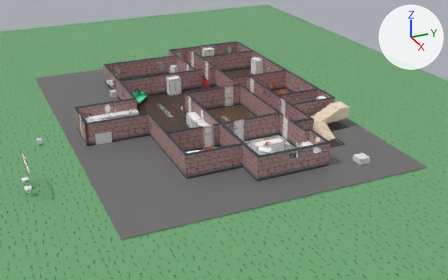
The Blender file blender/roomMVP.blend, before and after one commit.
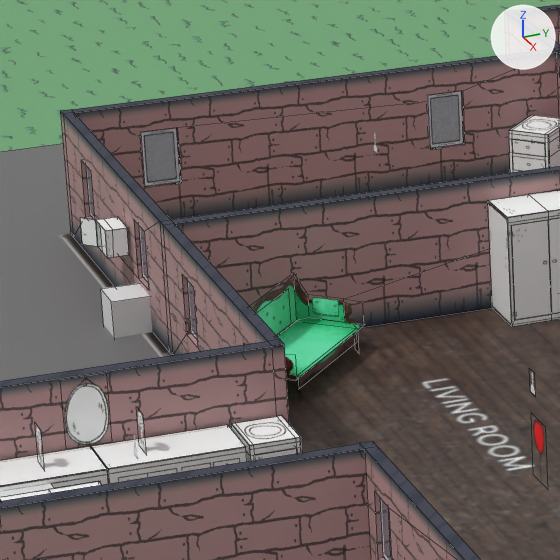
Old and new are each drawn whole from a 50 mm camera at (49.1, -19.5, 21.6) aimed at (2.9, 1.3, -1.6) and again close up on the part from 21% to 39% of the width and 17% to 46% of the height. The lights are fixed; the arrows at upper right show +X, +Y and +Z. The close-ups show mesh edges as thin lines.

Names of what the first close-up shows: 'DL_ClosetDoor.006', 'S_Closet.006', 'S_Drawer', 'S_Drawer.003', 'S_EntreeCounter', 'S_EntreeCounter.001', 'S_Grass', 'S_Mirror.002', 'S_RefFloor', 'S_Sofa', 'S_Walls', 'TC_TVLookTrigger'.
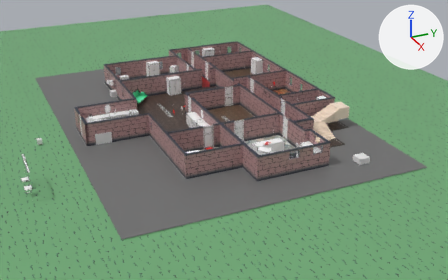
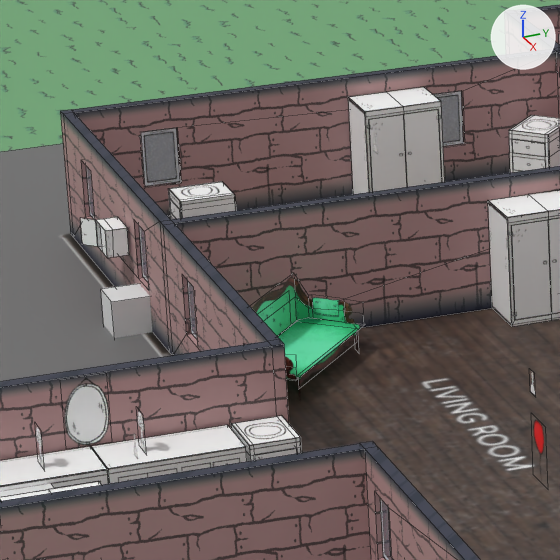
The edits, one by one:
me_s_sofa is used by ob_s_sofa; location (-5.26, -3.99, 0.01); rotation (0.0, 0.0, -3.877), in degrees (0, 0, -222).
me_s_sofa had 32 vertices, 12 faces and spanned x -1.17..1.17, y -0.43..0.57, z 0.15..1.09.
me_s_sofa now has 46 vertices, 23 faces and spans x -1.17..1.17, y -0.43..0.57, z 0.15..1.09.
Part 1, on me_s_sofa:
7 faces are deleted.
4 vertices in x -0.69..0.77, y 0.54, z 0.4..0.93 move by (0.0, 0.0, -0.03).
14 vertices are added at x -1.14..1.15, y -0.43..0.57, z 0.36..0.72.
18 new faces join them.
Object 'DR_ClosetDoor.002' (ob_dr_closetdoor_002) is new; it shows a copy of the mesh of ob_dr_closetdoor_006.
Its parent is ob_s_closet_002.
Its matrix parent inverse is Matrix(((1.0, 0.0, 0.0, 12.47), (0.0, 1.0, 0.0, -10.0), (0.0, 0.0, 1.0, 0.0), (0.0, 0.0, 0.0, 1.0))).
Its location is (-11.91, 9.587, 0.192).
Object 'S_Closet.002' (ob_s_closet_002) is new; it shows a copy of the mesh of ob_s_closet_003.
Its location is (-11.84, -0.4, 0.01).
Its rotation in degrees is (0, 0, 90).
Object 'DL_ClosetDoor.002' (ob_dl_closetdoor_002) is new; it shows a copy of the mesh of ob_dl_closetdoor_006.
Its parent is ob_s_closet_002.
Its matrix parent inverse is Matrix(((1.0, 0.0, 0.0, 12.47), (0.0, 1.0, 0.0, -10.0), (0.0, 0.0, 1.0, 0.0), (0.0, 0.0, 0.0, 1.0))).
Its location is (-13.04, 9.587, 0.175).
Object 'I_DrawerBox.005' (ob_i_drawerbox_005) is new; it shows a copy of the mesh of ob_i_drawerbox_003.
Its parent is ob_s_drawer_005.
Its matrix parent inverse is Matrix(((1.0, 0.0, 0.0, 2.748), (0.0, 1.0, 0.0, 0.091), (0.0, 0.0, 1.0, 0.0), (0.0, 0.0, 0.0, 1.0))).
Its location is (-2.748, -0.0993, 0.0).
Object 'S_Drawer.005' (ob_s_drawer_005) is new; it shows a copy of the mesh of ob_s_drawer_003.
Its location is (-10.67, -3.87, 0.0).

Changed parts and their boxes (x1, y1, x2, y2) in the close-ups (560 x 560 px):
'S_Closet.002', added
    after: (348, 87, 445, 194)
'DR_ClosetDoor.002', added
    after: (404, 110, 442, 187)
'DL_ClosetDoor.002', added
    after: (369, 114, 407, 192)
'S_Drawer.005', added
    after: (168, 181, 236, 219)
'I_DrawerBox.005', added
    after: (169, 198, 180, 219)
part 1 of me_s_sofa, built on
    both: (252, 277, 355, 379)
